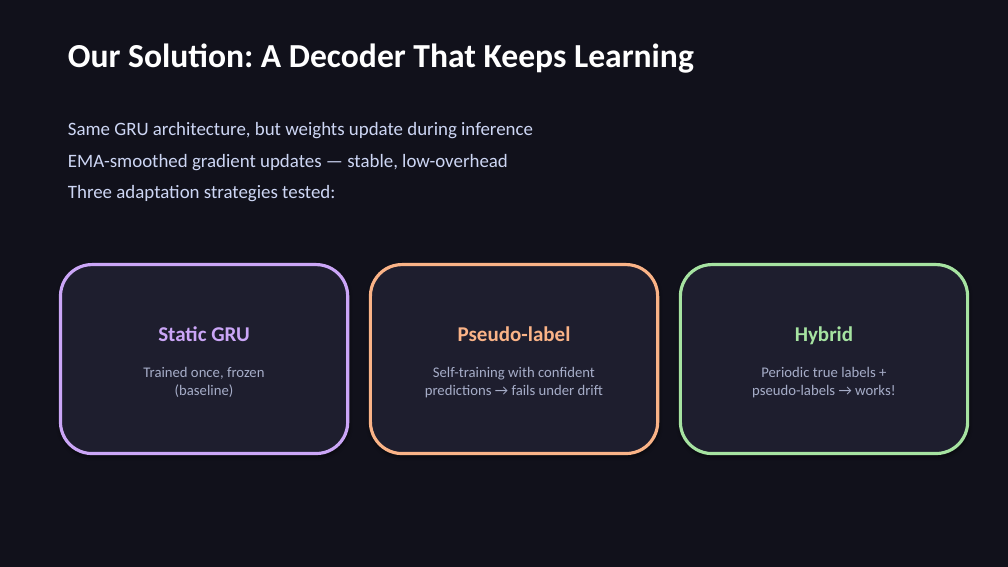
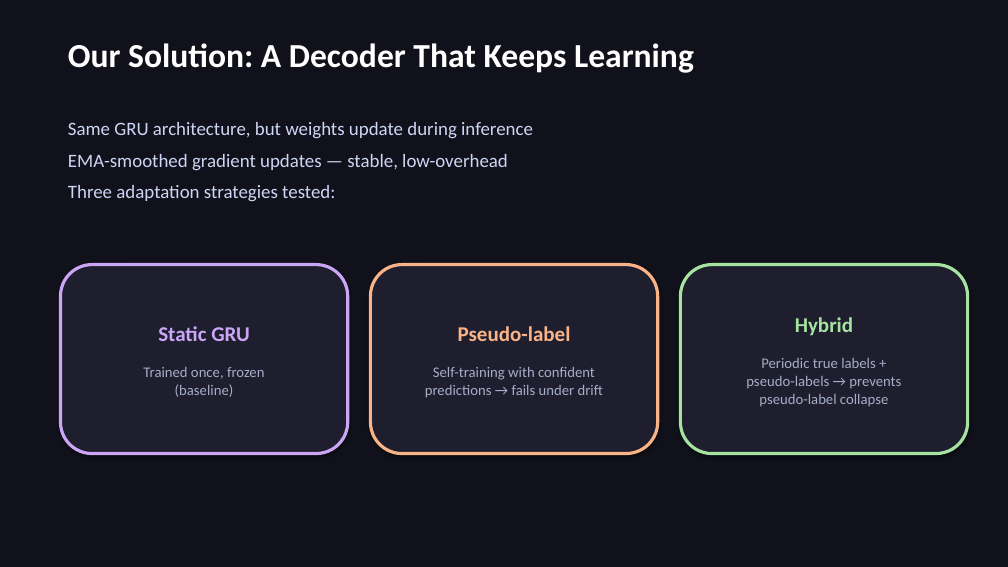
Before and after one commit to pkarakala/cqec-ml-decoder, a slide deck: slide 10 of presentation/adaptive_qec_slides.pptx. Drawn at 1008x567 pixels with LibreOffice and Linux fonts; fonts in the diff are those of the drawing. Boxes give left, top, right and bottom in pixels: in the first picture for what was removed or moved away, otherwise in the second. Text is boxed around its words. In the diff, an @@ line names an element or a change of style, - is before the commit and + after.

```diff
--- a/presentation/adaptive_qec_slides.pptx
+++ b/presentation/adaptive_qec_slides.pptx
@@ text in rounded rectangle at box(746, 358, 901, 407): text changed @@
-Periodic true labels +
-pseudo-labels → works!
+Periodic true labels +
+pseudo-labels → prevents
+pseudo-label collapse
```
Also in this commit, not shown: 6 other slides changed, 20 other files.
